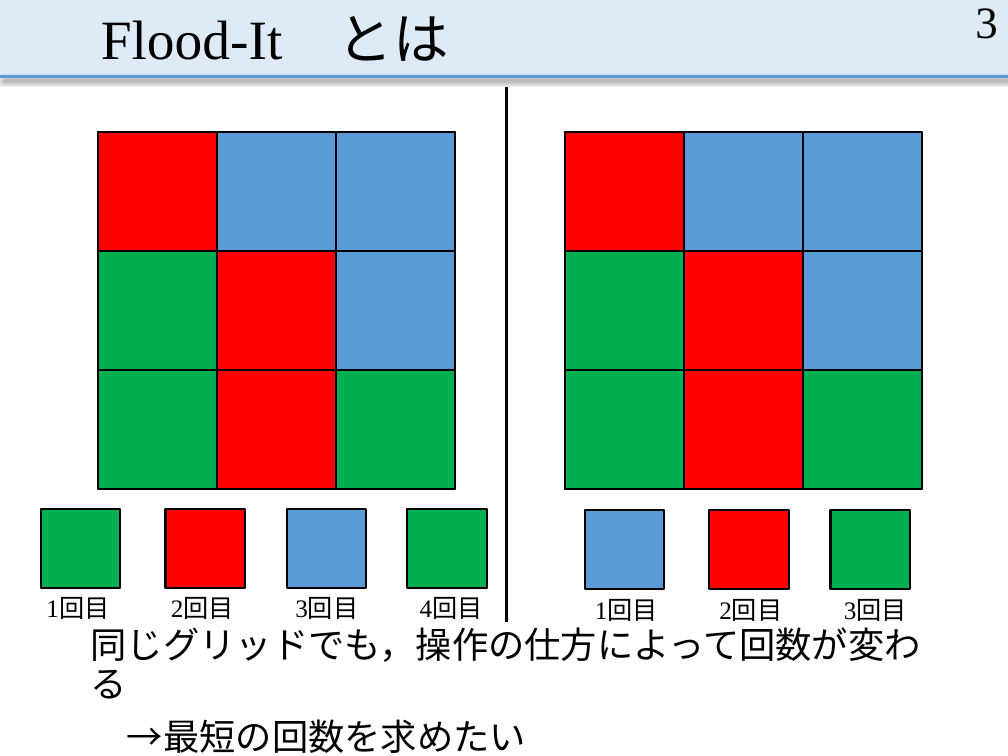
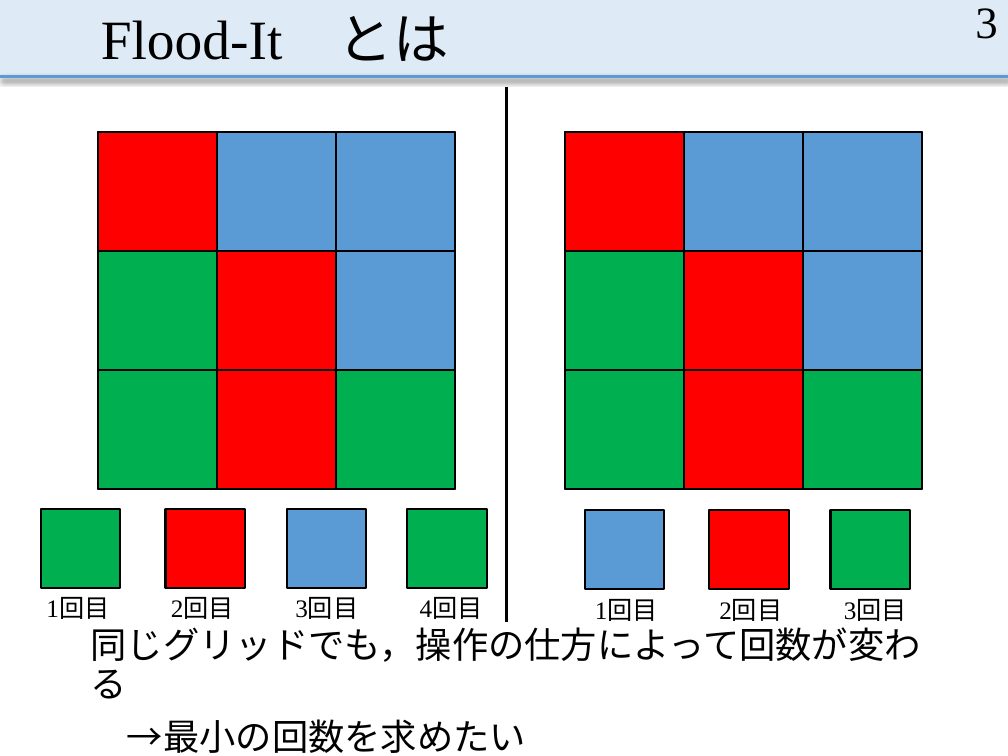
Before and after one commit to MasayaOda/SR, a slide deck: slide 3 of 中間発表.pptx. Drawn at 1008x756 pixels with LibreOffice and Linux fonts; fonts in the diff are those of the drawing. Boxes give left, top, right and bottom in pixels: in the first picture for what was removed or moved away, otherwise in the second. Text is boxed around its words. In the diff, an @@ line names an element or a change of style, - is before the commit and + after.

```diff
--- a/中間発表.pptx
+++ b/中間発表.pptx
@@ text at [127, 719, 526, 753]: text changed @@
-→最短の回数を求めたい
+→最小の回数を求めたい
```
Also in this commit, not shown: 3 other slides changed.
